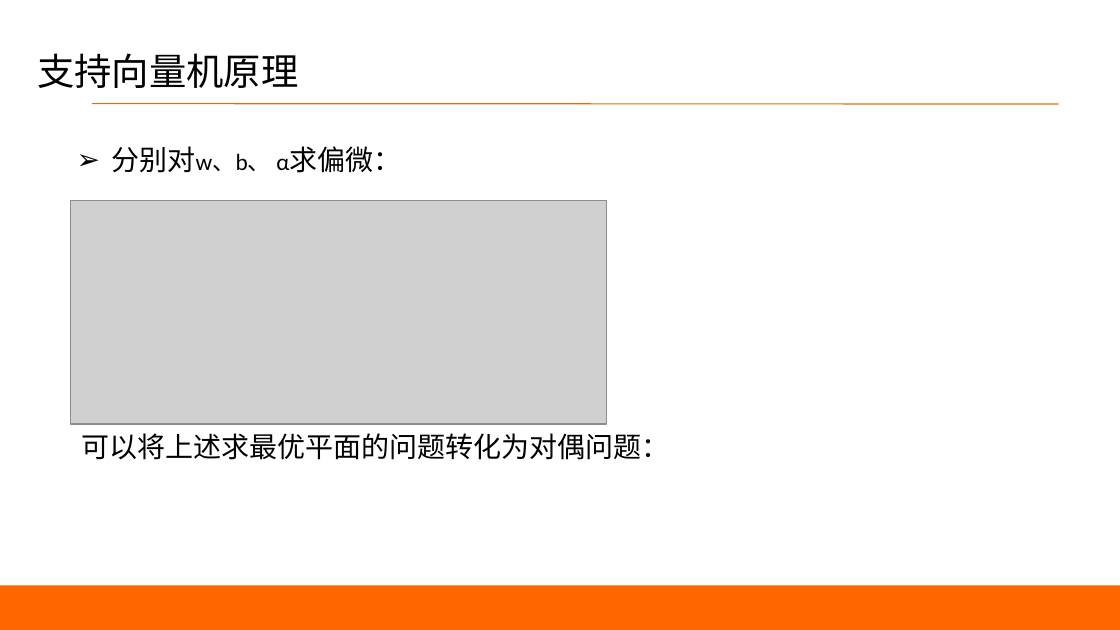
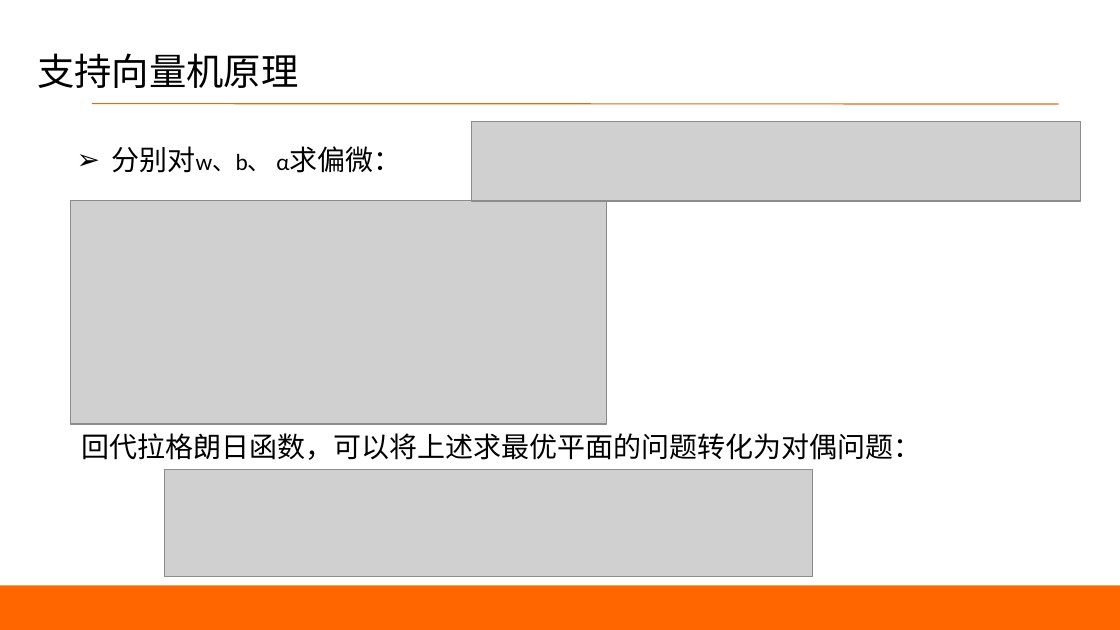
Before and after one commit to happyfaye/AIforJmuNet, a slide deck: slide 20 of 教学资料/机器学习/机器学习-SVM.pptx (slide 15 before the commit). Drawn at 1120x630 pixels with LibreOffice and Linux fonts; fonts in the diff are those of the drawing; grey boxes stand for pictures. Boxes give left, top, right and bottom in pixels: in the first picture for what was removed or moved away, otherwise in the second. Text is boxed around its words. In the diff, an @@ line names an element or a change of style, - is before the commit and + after.

```diff
--- a/教学资料/机器学习/机器学习-SVM.pptx
+++ b/教学资料/机器学习/机器学习-SVM.pptx
@@ picture added at bbox=[472, 122, 1081, 202] @@
@@ text at bbox=[81, 433, 921, 460]: text changed @@
-可以将上述求最优平面的问题转化为对偶问题：
+回代拉格朗日函数，可以将上述求最优平面的问题转化为对偶问题：
@@ picture added at bbox=[165, 469, 813, 577] @@
```
Also in this commit, not shown: 3 other slides changed, 10 slides added, 12 slides removed, 39 other files.
